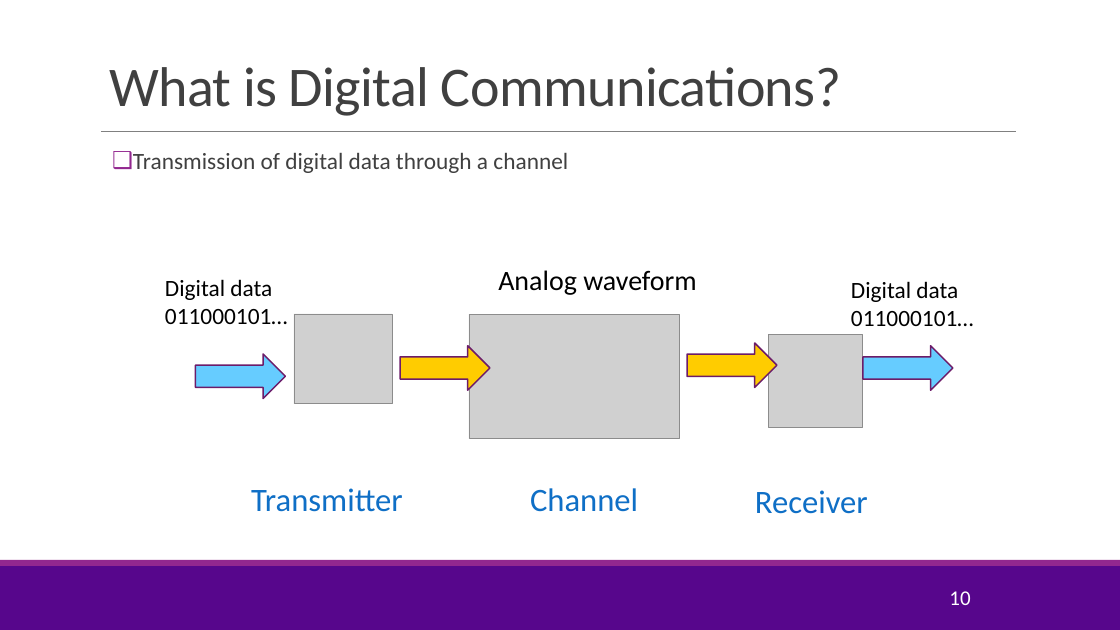
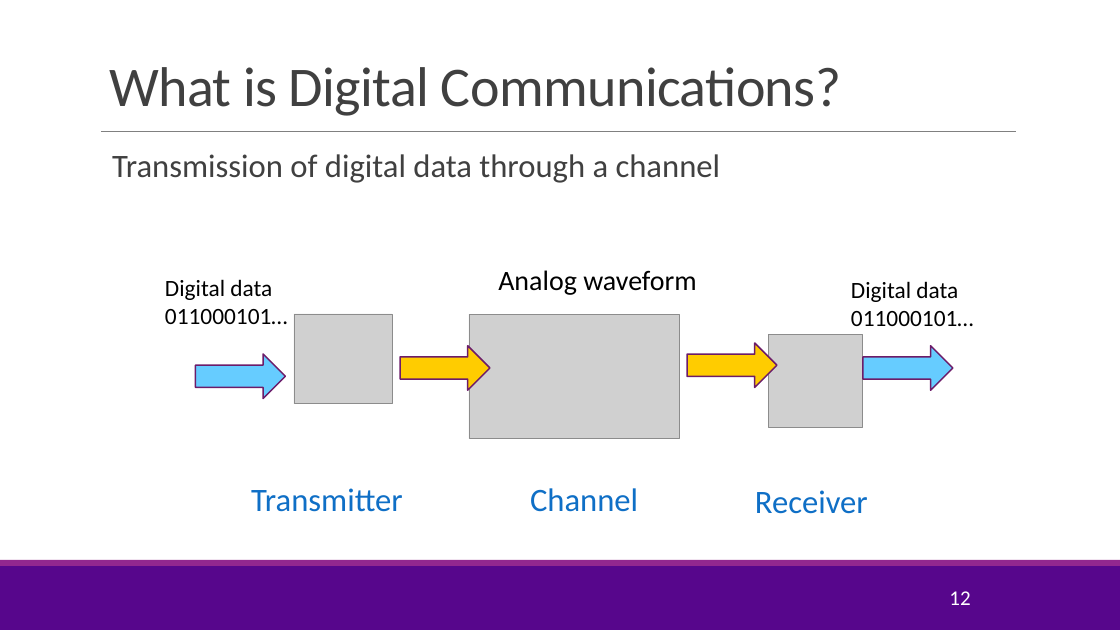
Before and after one commit to sdrangan/digitalcomm, a slide deck: slide 12 of Lectures/CourseAdmin.pptx (slide 10 before the commit). Drawn at 1120x630 pixels with LibreOffice and Linux fonts; fonts in the diff are those of the drawing; grey boxes stand for pictures; background and template pictures are left out. Boxes give left, top, right and bottom in pixels: in the first picture for what was removed or moved away, otherwise in the second. Text is boxed around its words. In the diff, an @@ line names an element or a change of style, - is before the commit and + after.

```diff
--- a/Lectures/CourseAdmin.pptx
+++ b/Lectures/CourseAdmin.pptx
@@ text "Transmission of digital data through ..." at bbox=[112, 154, 721, 183]: size 20 to 28 pt; bullet ❑ to none @@
@@ page number at bbox=[949, 591, 970, 605]: text changed @@
-10
+12
```
Also in this commit, not shown: 8 other slides changed, 3 slides added, 1 slide removed, 4 other files.
